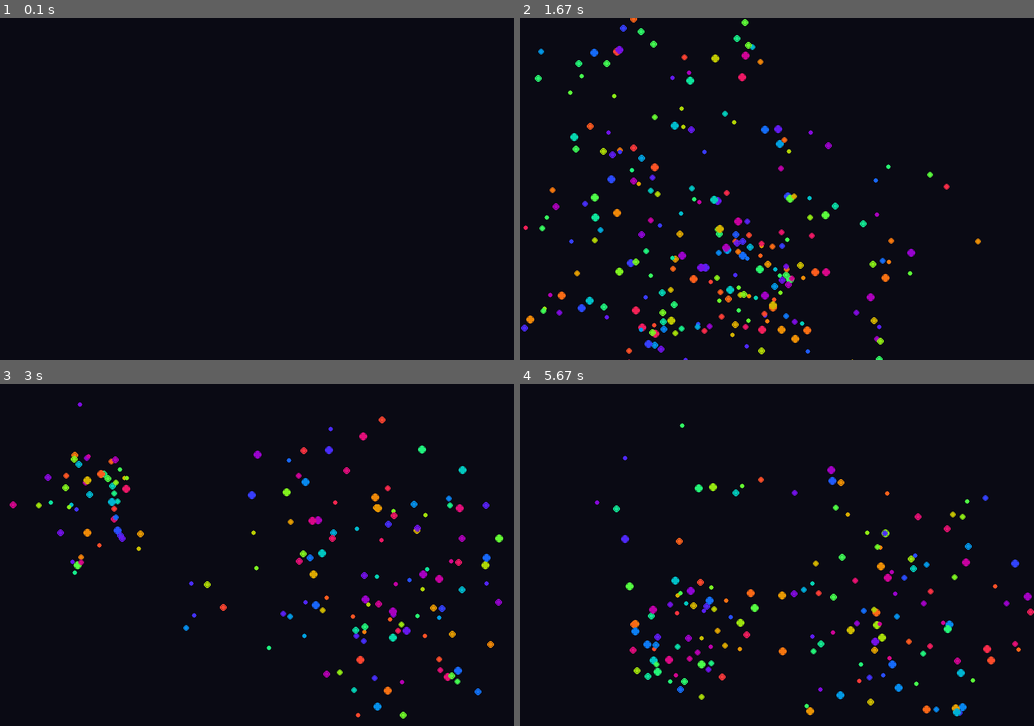
Above: before the commit, frames 1-4 (two rows, left to right).
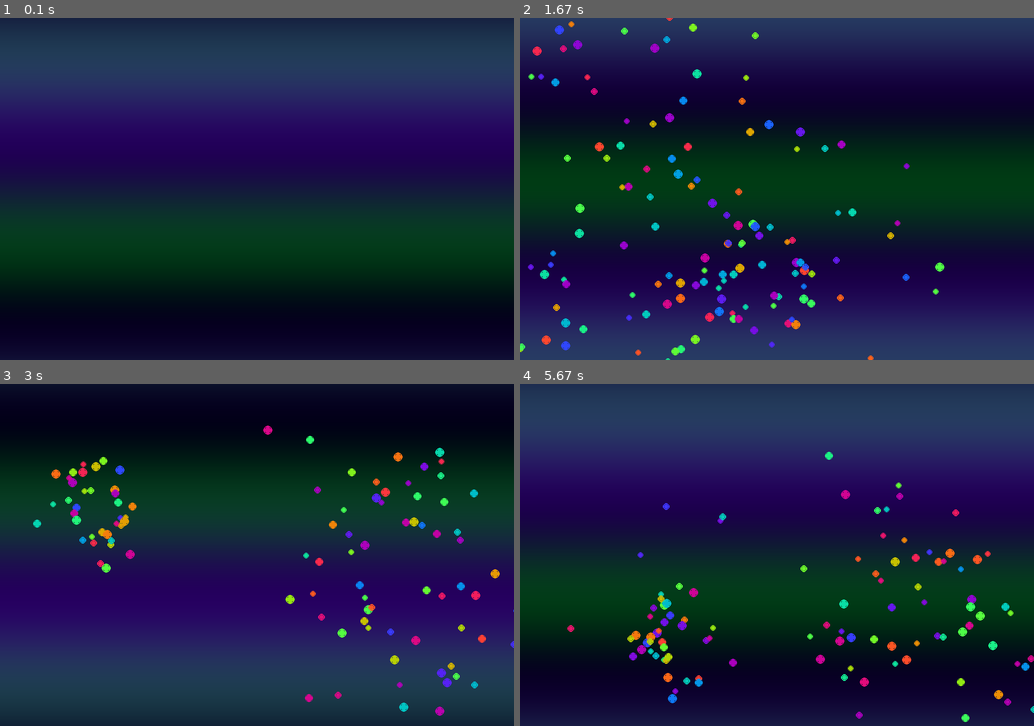
Above: after the commit, the same moments.

Repository: 20260157-source/my-frist-game
Game: pygame game, started from my-first-game.py
Two runs of this game, one before a commit and one after it. Both use one fixed random seed, a clock stepped at 60 frames per second and the inputs below.
Inputs (mouse positions are in pixels of both pictures, inside the frame that each line leads up to):
- Up to frame 1 (0.1 s): no input
- Up to frame 2 (1.67 s): press the mouse at (653, 192) at 0.37 s; move the mouse to (741, 230) at 0.47 s; release the mouse at (828, 264) at 0.6 s; click (617, 271) at 0.72 s; click (643, 62) at 1.05 s; click (751, 277) at 1.38 s
- Up to frame 3 (3 s): click (452, 684) at 1.72 s; click (359, 527) at 2.05 s; click (416, 548) at 2.38 s; click (97, 510) at 2.72 s
- Up to frame 4 (5.67 s): click (895, 472) at 3.05 s; click (627, 534) at 3.38 s; click (663, 527) at 3.72 s; click (884, 510) at 4.05 s; click (725, 541) at 4.38 s; click (936, 637) at 4.72 s; click (926, 582) at 5.05 s; click (679, 637) at 5.38 s

The runs differ from the first frame. In frame 1, 80% of the frame differs, in the area x 0-100%, y 0-100%; in frame 2, 85%; in frame 3, 77%; in frame 4, 85%.

Commit message:
2nd commit

Diff:
--- a/my-first-game.py
+++ b/my-first-game.py
@@ -6,7 +6,7 @@
 
 WIDTH, HEIGHT = 900, 600
 screen = pygame.display.set_mode((WIDTH, HEIGHT))
-pygame.display.set_caption("Beautiful Particle System")
+pygame.display.set_caption("Ultra Fancy Particle Playground")
 
 clock = pygame.time.Clock()
 
@@ -14,39 +14,35 @@
 
 class Particle:
     def __init__(self, x, y):
-
         self.x = x
         self.y = y
 
         angle = random.uniform(0, math.pi * 2)
-        speed = random.uniform(2, 8)
+        speed = random.uniform(2, 7)
 
         self.vx = math.cos(angle) * speed
         self.vy = math.sin(angle) * speed
 
-        self.life = random.randint(60, 120)
-        self.size = random.randint(2, 5)
+        self.life = random.randint(50, 90)
+        self.size = random.randint(3, 6)
 
         self.hue = random.randint(0, 360)
 
     def update(self):
-
         self.x += self.vx
         self.y += self.vy
 
-        self.vy += 0.05
-        self.vx *= 0.98
-        self.vy *= 0.98
+        self.vy += 0.06
+        self.vx *= 0.99
+        self.vy *= 0.99
 
+        self.hue += 2
         self.life -= 1
-        self.hue += 2
 
-    def color(self):
-
+    def get_color(self):
         r = int(127 + 127 * math.sin(self.hue * 0.02))
         g = int(127 + 127 * math.sin(self.hue * 0.02 + 2))
         b = int(127 + 127 * math.sin(self.hue * 0.02 + 4))
-
         return (r, g, b)
 
     def draw(self, surf):
@@ -54,8 +50,9 @@
         if self.life <= 0:
             return
 
-        color = self.color()
+        color = self.get_color()
 
+        # glow
         for i in range(3):
             pygame.draw.circle(
                 surf,
@@ -76,7 +73,16 @@
         return self.life > 0
 
 
+def draw_background(surface, t):
+    for y in range(HEIGHT):
+        r = int(20 + 20 * math.sin(y * 0.01 + t))
+        g = int(30 + 30 * math.sin(y * 0.02 + t))
+        b = int(60 + 40 * math.sin(y * 0.01 + t))
+        pygame.draw.line(surface, (r, g, b), (0, y), (WIDTH, y))
+
+
 running = True
+time = 0
 
 while running:
 
@@ -88,10 +94,12 @@
     buttons = pygame.mouse.get_pressed()
 
     if buttons[0]:
-        for _ in range(15):
+        for _ in range(12):
             particles.append(Particle(mouse[0], mouse[1]))
 
-    screen.fill((10, 10, 20))
+    time += 0.02
+
+    draw_background(screen, time)
 
     for p in particles:
         p.update()
